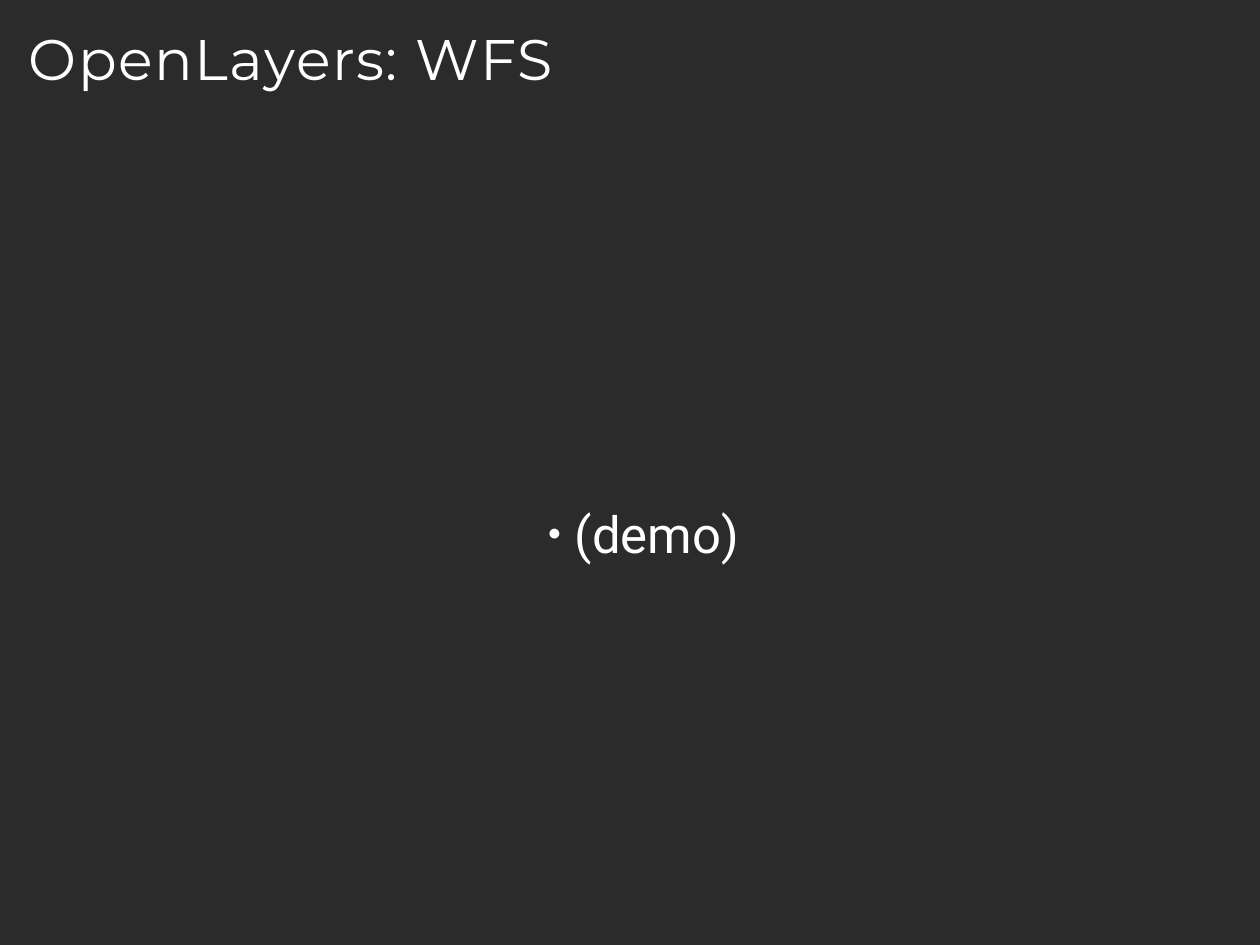
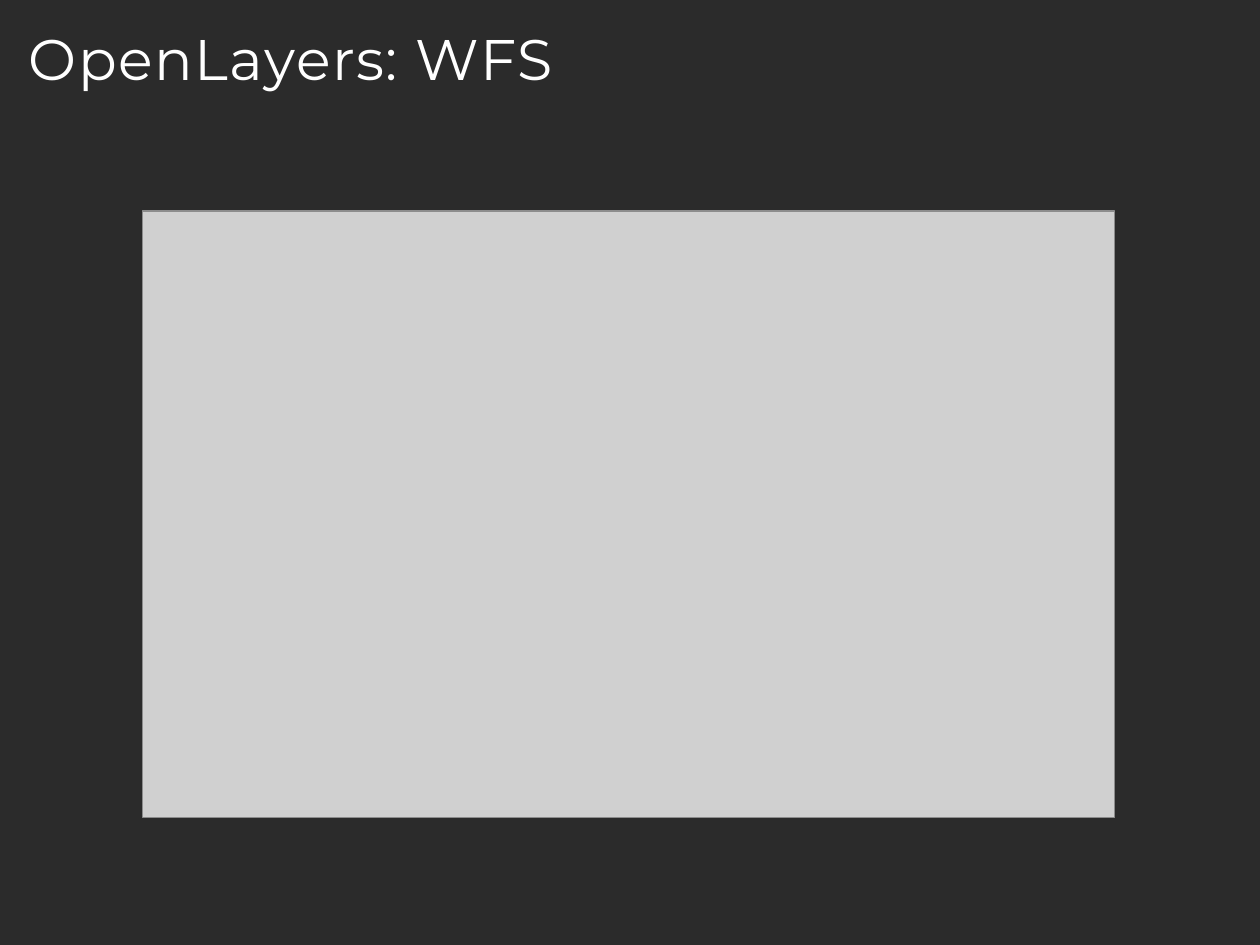
Before and after one commit to schuyler1d/openlayers, a slide deck: slide 45 of website/presentations/foss4g2006/openlayers.odp. Drawn at 1260x945 pixels with LibreOffice and Linux fonts; fonts in the diff are those of the drawing; grey boxes stand for pictures; background and template pictures are left out; a plain dark background stands for a picture behind light text. Boxes give left, top, right and bottom in pixels: in the first picture for what was removed or moved away, otherwise in the second. Text is boxed around its words. In the diff, an @@ line names an element or a change of style, - is before the commit and + after.

Commit message:
Finished presentation.

```diff
--- a/website/presentations/foss4g2006/openlayers.odp
+++ b/website/presentations/foss4g2006/openlayers.odp
@@ picture added at (143, 212, 1115, 819) @@
@@ subtitle removed at (575, 512, 739, 565) @@
-  ● (demo)
```
Also in this commit, not shown: 13 other slides changed.
